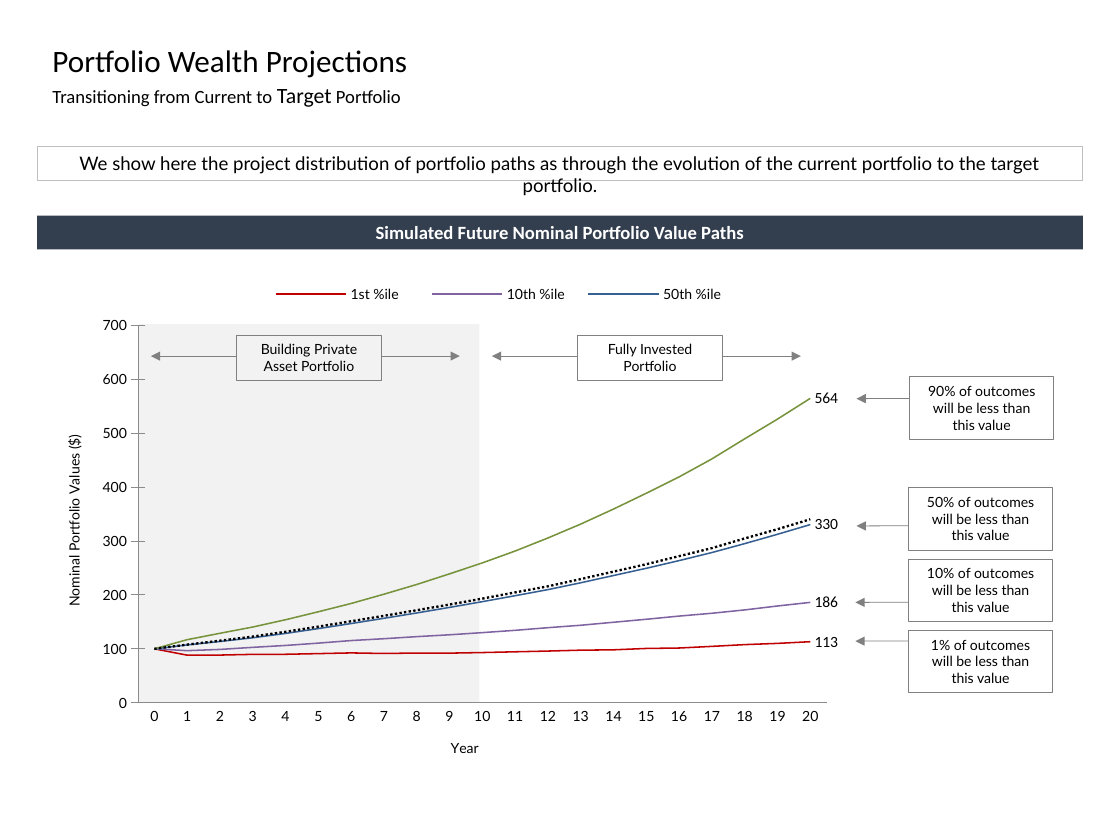
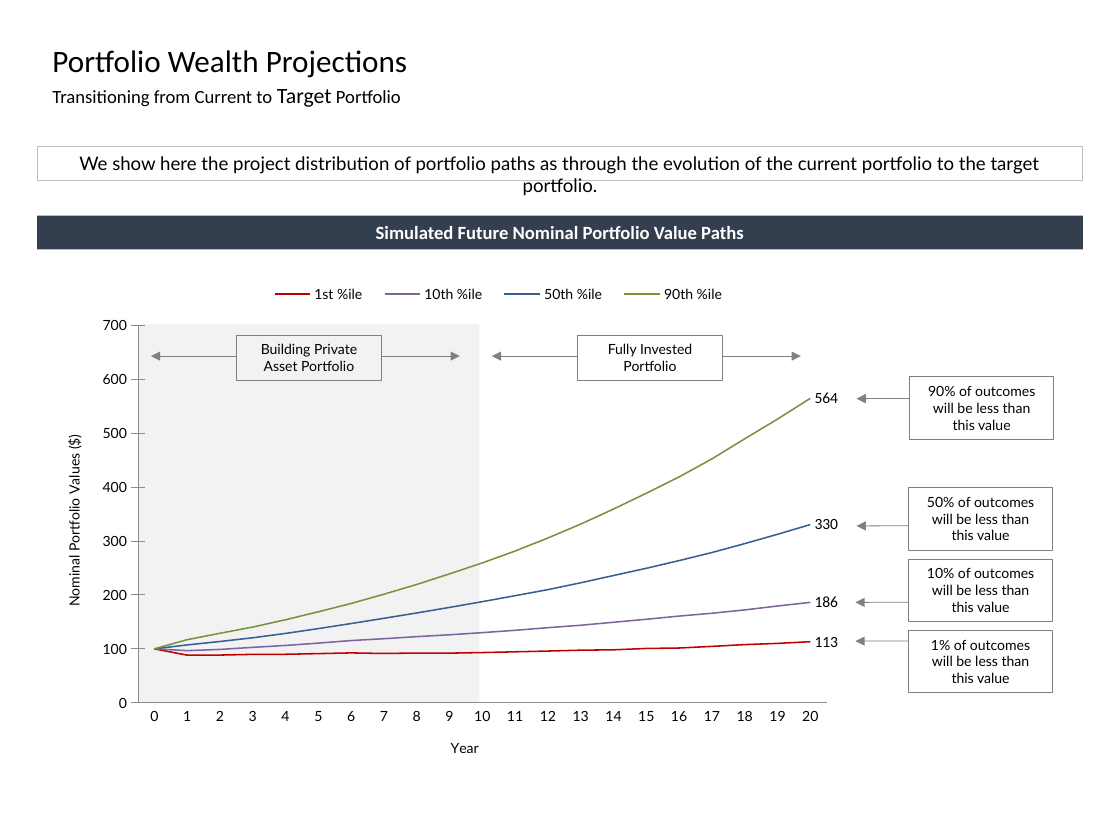
Before and after one commit to fabarker/epsilon-phi, a slide deck: slide 43 of epsilon-phi-core/src/python/epsilonPhi/ep_saa/marketing/Slides.pptx (slide 42 before the commit). Drawn at 1120x840 pixels with LibreOffice and Linux fonts; fonts in the diff are those of the drawing. Boxes give left, top, right and bottom in pixels: in the first picture for what was removed or moved away, otherwise in the second. Text is boxed around its words. In the diff, an @@ line names an element or a change of style, - is before the commit and + after.

```diff
--- a/epsilon-phi-core/src/python/epsilonPhi/ep_saa/marketing/Slides.pptx
+++ b/epsilon-phi-core/src/python/epsilonPhi/ep_saa/marketing/Slides.pptx
@@ line chart at (62,272,844,773) @@
-Series 5: 100, 110, 120, 120, 130, 140, 150, 160, 170, 180, 190, 200, 220, 230, 240, 260, 270, 290, 300, 320, 340
@@ legend changed @@
```
Also in this commit, not shown: 18 other slides changed, 1 slide added, 1 other file.
